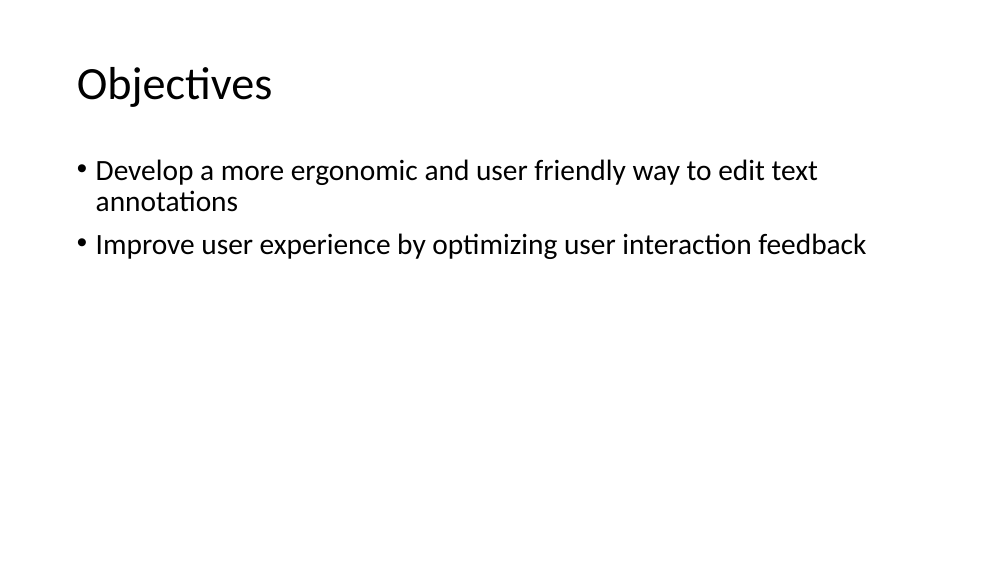
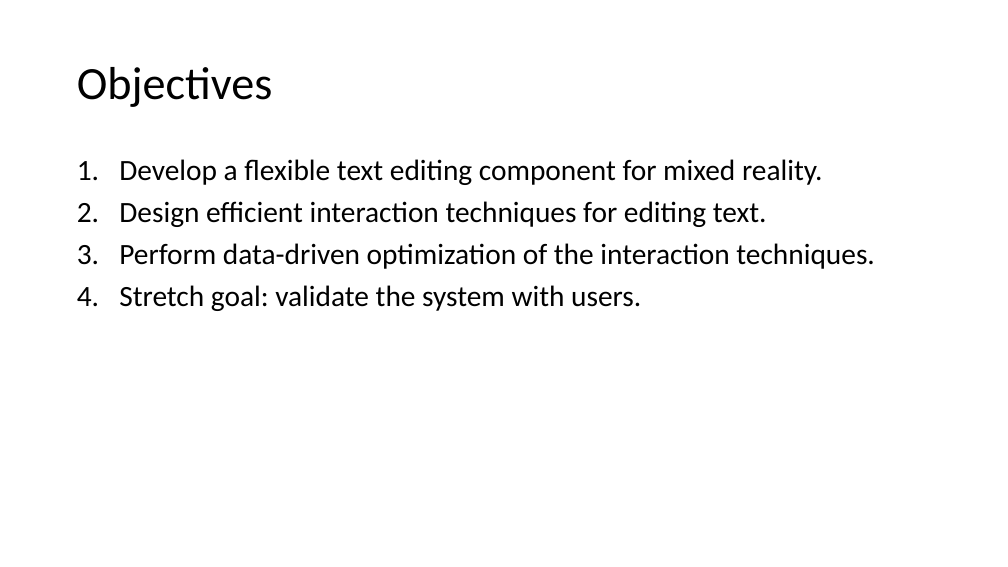
Before and after one commit to ievacerny/IIB-Project, a slide deck: slide 4 of Notes/Michaelmas_Presentation.pptx. Drawn at 1008x567 pixels with LibreOffice and Linux fonts; fonts in the diff are those of the drawing. Boxes give left, top, right and bottom in pixels: in the first picture for what was removed or moved away, otherwise in the second. Text is boxed around its words. In the diff, an @@ line names an element or a change of style, - is before the commit and + after.

```diff
--- a/Notes/Michaelmas_Presentation.pptx
+++ b/Notes/Michaelmas_Presentation.pptx
@@ text at <box>119,159,874,311</box>: text changed @@
-• Develop a more ergonomic and user friendly way to edit text annotations
-• Improve user experience by optimizing user interaction feedback
+1. Develop a flexible text editing component for mixed reality.
+2. Design efficient interaction techniques for editing text.
+3. Perform data-driven optimization of the interaction techniques.
+4. Stretch goal: validate the system with users.
```
Also in this commit, not shown: 4 other slides changed, 1 other file.
